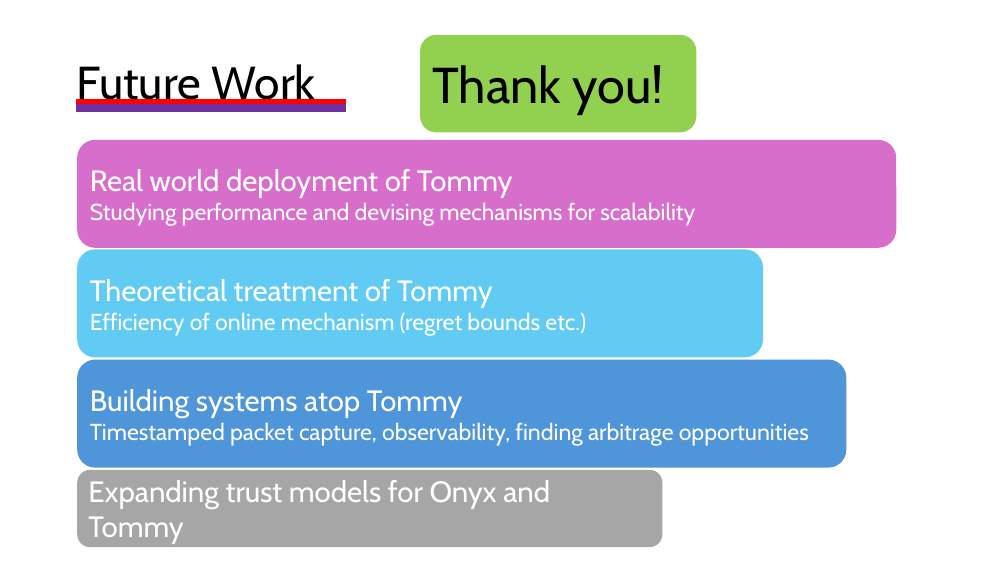
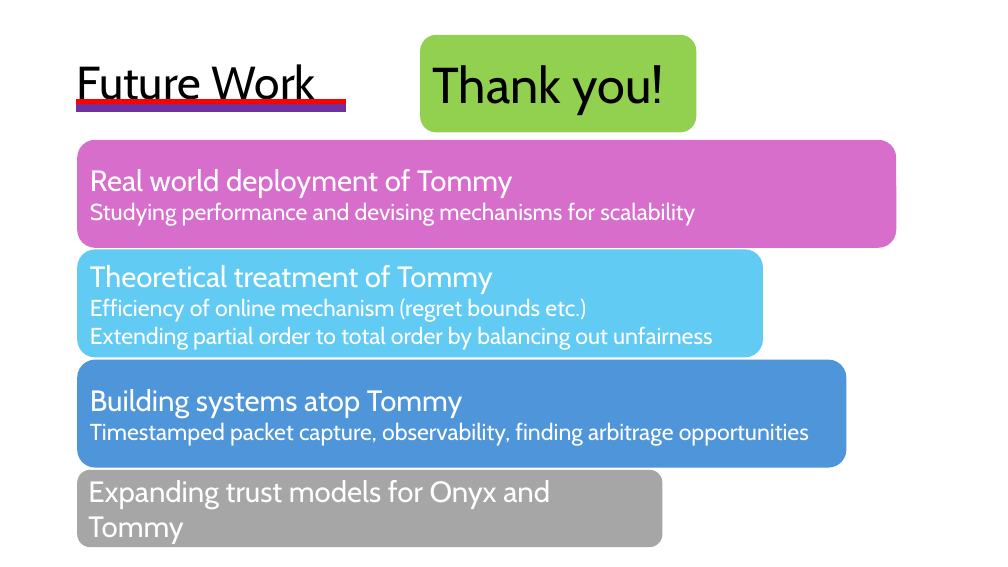
Before and after one commit to HaseebLUMS/Onyx-Presentation, a slide deck: slide 147 of thesis-latency-fairness.pptx. Drawn at 1008x567 pixels with LibreOffice and Linux fonts; fonts in the diff are those of the drawing. Boxes give left, top, right and bottom in pixels: in the first picture for what was removed or moved away, otherwise in the second. Text is boxed around its words. In the diff, an @@ line names an element or a change of style, - is before the commit and + after.

Commit message:
update presentation

```diff
--- a/thesis-latency-fairness.pptx
+++ b/thesis-latency-fairness.pptx
@@ text in rounded rectangle at (x1=90, y1=326, x2=713, y2=350): paragraph added @@
+Extending partial order to total order by balancing out unfairness
```
